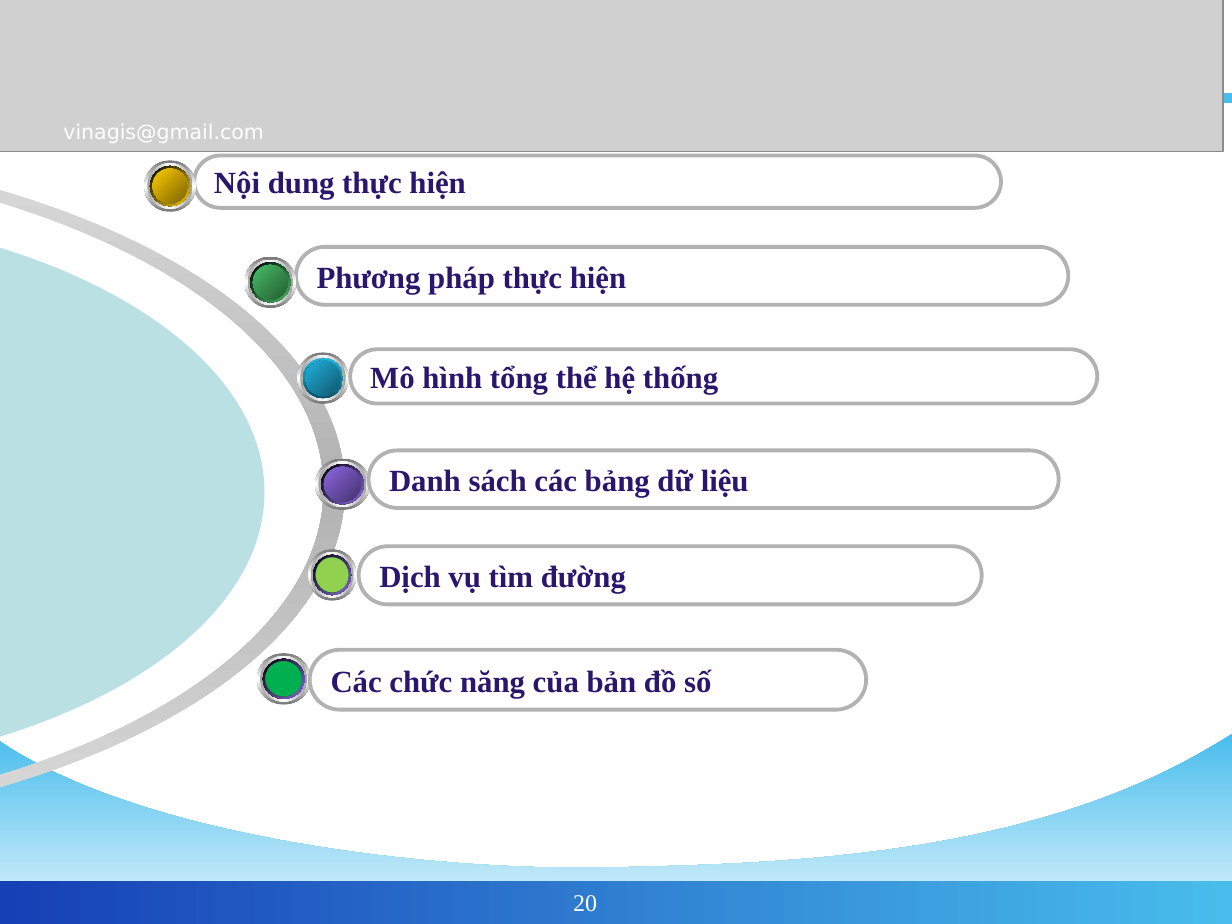
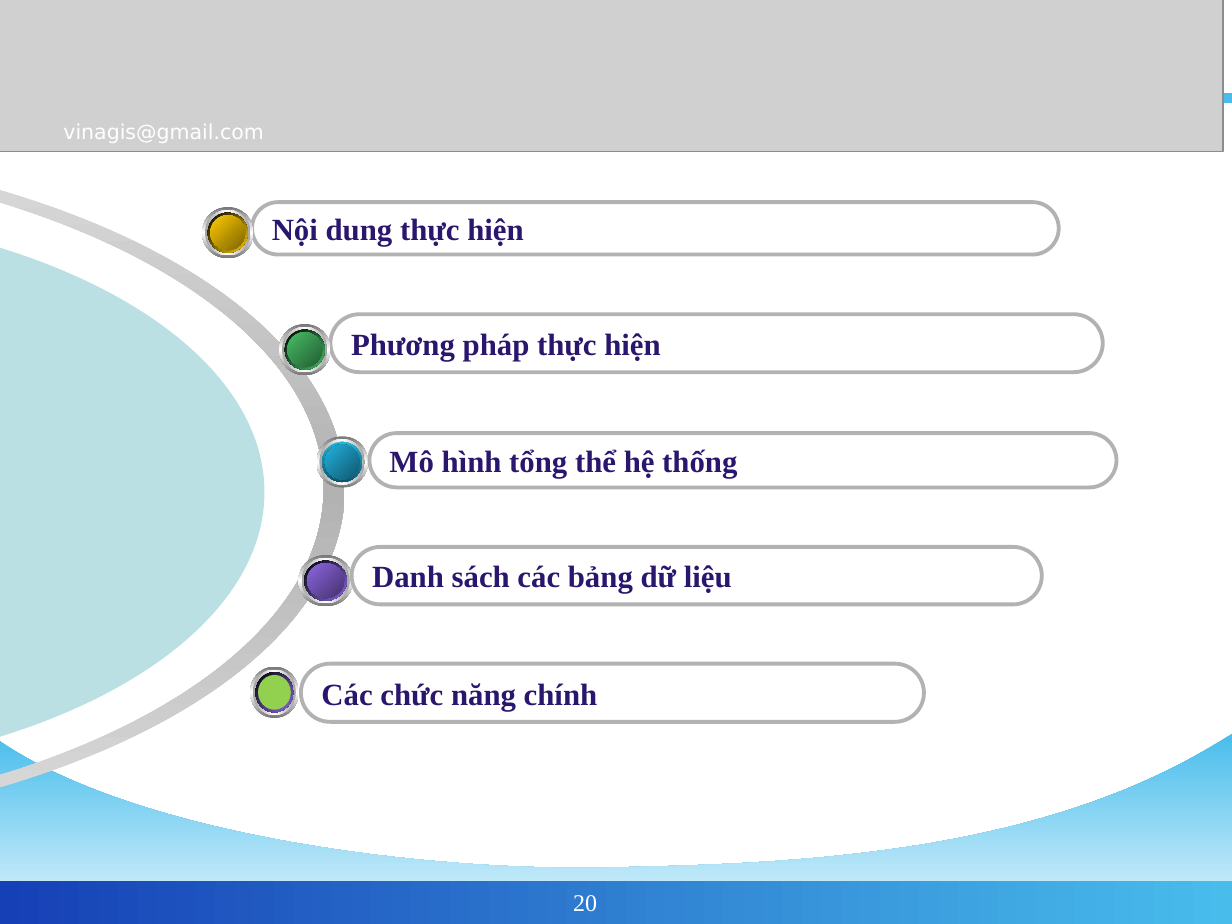
Before and after one commit to phamngsinh/cantho-webgis, a slide deck: slide 20 of Document/Bao Cao/BaoCaoLuanVan3.ppt. Drawn at 1232x924 pixels with LibreOffice and Linux fonts; fonts in the diff are those of the drawing; grey boxes stand for pictures; background and template pictures are left out. Boxes give left, top, right and bottom in pixels: in the first picture for what was removed or moved away, otherwise in the second. Text is boxed around its words. In the diff, an @@ line names an element or a change of style, - is before the commit and + after.

```diff
--- a/Document/Bao Cao/BaoCaoLuanVan3.ppt
+++ b/Document/Bao Cao/BaoCaoLuanVan3.ppt
@@ ellipse moved from (x1=148, y1=164, x2=193, y2=209) to (x1=205, y1=209, x2=250, y2=255) @@
@@ 5 ellipses, 1 rounded rectangle moved together from (x1=144, y1=155, x2=1002, y2=212) to (x1=202, y1=202, x2=1060, y2=259) @@
@@ ellipse moved from (x1=248, y1=260, x2=293, y2=306) to (x1=282, y1=326, x2=328, y2=372) @@
@@ 5 ellipses, 1 rounded rectangle moved together from (x1=245, y1=246, x2=1068, y2=308) to (x1=280, y1=314, x2=1103, y2=376) @@
@@ 6 ellipses, 1 rounded rectangle moved together from (x1=297, y1=350, x2=1096, y2=404) to (x1=317, y1=434, x2=1116, y2=488) @@
@@ ellipse moved from (x1=315, y1=458, x2=370, y2=510) to (x1=298, y1=556, x2=352, y2=607) @@
@@ ellipse moved from (x1=322, y1=464, x2=365, y2=505) to (x1=304, y1=561, x2=347, y2=601) @@
@@ ellipse moved from (x1=322, y1=464, x2=365, y2=505) to (x1=304, y1=561, x2=347, y2=601) @@
@@ 3 ellipses, 1 rounded rectangle moved together from (x1=318, y1=451, x2=1058, y2=509) to (x1=302, y1=547, x2=1041, y2=605) @@
@@ ellipse removed at (x1=315, y1=557, x2=349, y2=593) @@
@@ rounded rectangle removed at (x1=359, y1=546, x2=982, y2=604) @@
-Dịch vụ tìm đường
@@ ellipse moved from (x1=310, y1=552, x2=354, y2=598) to (x1=253, y1=669, x2=296, y2=715) @@
@@ 4 ellipses moved together from (x1=308, y1=549, x2=356, y2=601) to (x1=250, y1=667, x2=298, y2=718) @@
@@ group removed at (x1=257, y1=653, x2=310, y2=705): 6 ellipses @@
@@ rounded rectangle "Các chức năng chính" resized from (x1=309, y1=649, x2=866, y2=710) to (x1=301, y1=664, x2=924, y2=722) @@
@@ text in rounded rectangle at (x1=321, y1=683, x2=598, y2=711): text changed @@
-Các chức năng của bản đồ số
+Các chức năng chính
```
Also in this commit, not shown: 2 other slides changed.
